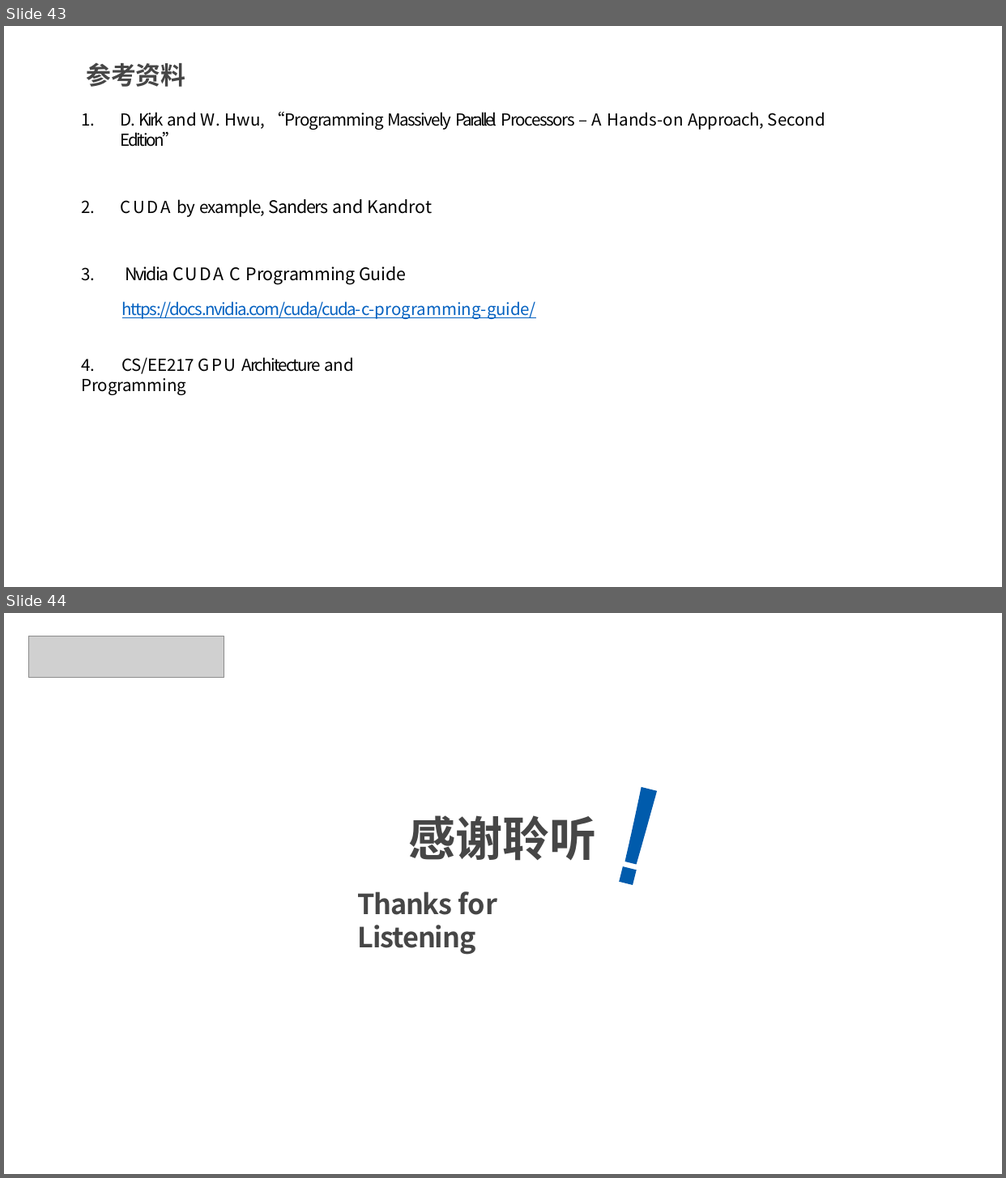
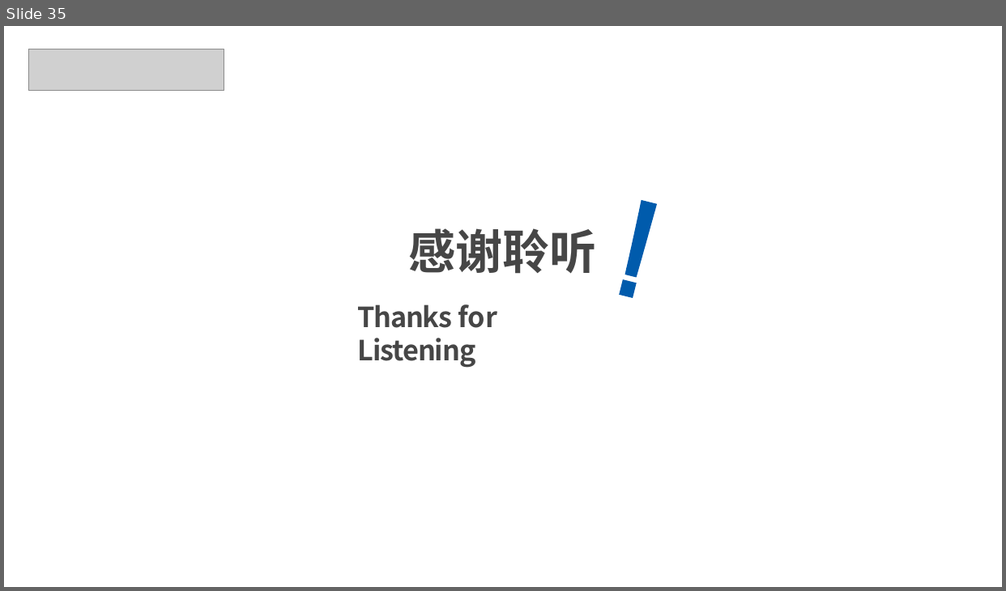
Before and after one commit to xws117/Bilibili-tutorial, a slide deck: 3-CUDA C编程及GPU基本知识.pptx. Shown one above the other, each under a label of ours: slides 43 and 44 before the commit, slide 35 after it. The pictures are 1006x1178 and 1006x591 pixels, drawn with LibreOffice and Linux fonts; fonts in the diff are those of the drawing; grey boxes stand for pictures; background and template pictures are left out. Boxes give left, top, right and bottom in pixels: in the first picture for what was removed or moved away, otherwise in the second. Text is boxed around its words. In the diff, an @@ line names an element or a change of style, - is before the commit and + after.

```diff
--- a/3-CUDA C编程及GPU基本知识.pptx
+++ b/3-CUDA C编程及GPU基本知识.pptx
@@ slide 43 removed at <box>4,26,1002,587</box>, background #FFFFFF @@
@@ title removed at <box>87,62,185,87</box> @@
-参考资料
@@ text removed at <box>121,112,825,319</box> @@
-1. D. Kirk and W. Hwu, “Programming Massively Parallel Processors – A Hands-on Approach, Second Edition”
-2. CUDA by example, Sanders and Kandrot
-3. Nvidia CUDA C Programming Guide
-https://docs.nvidia.com/cuda/cuda-c-programming-guide/
@@ text removed at <box>81,357,354,395</box> @@
-4. CS/EE217 GPU Architecture and Programming
@@ what was slide 44 is now slide 35 @@
```
Also in this commit, not shown: 8 slides changed, 16 slides added, 24 other slides removed.
